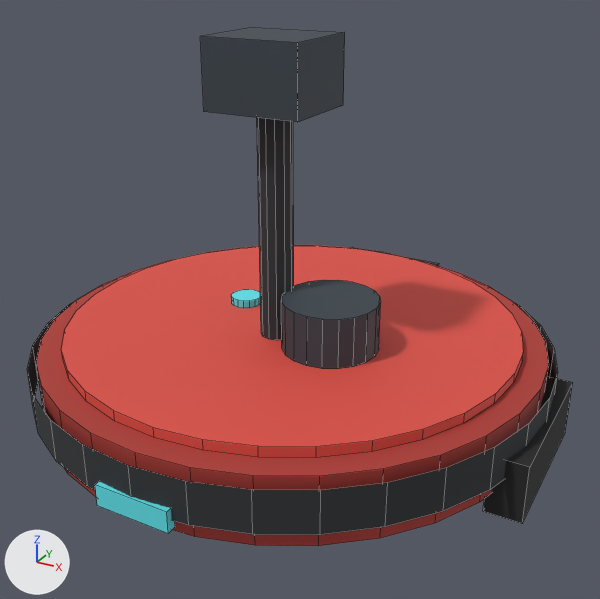
The OBJ model assets/robot_proxies/robot_red_h040.obj, before and after one commit.
Rendered twice from a 50 mm lens placed at (0.421, -0.749, 0.522), pointed at (0.019, -0.018, 0.157). The lights are fixed; the arrows at lower left show +X, +Y and +Z. The older version comes first. Mesh edges are drawn as thin lines. Where no turn or scale is listed for an object, it has been applied to the vertices.

Names of what the first picture shows: 'low_poly_robot_vacuum'.
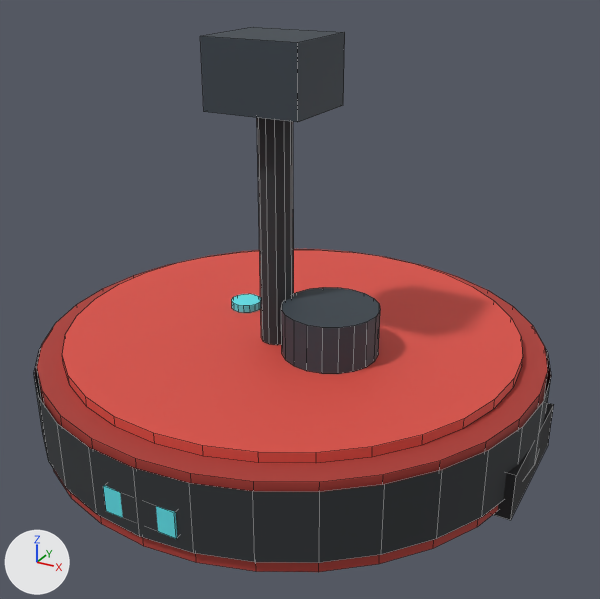
Location of each change, (x1, y1, x2, y2) in pixels of the pictures (600 x 599 px; the box of a moved part takes in the faces that stretch with it):
'low_poly_robot_vacuum', reshaped: before (27, 27, 573, 546); after (34, 27, 554, 572)
part 1 of me_low_poly_robot_vacuum, moved or reshaped: before (36, 254, 549, 546); after (37, 257, 548, 572)
part 2 of me_low_poly_robot_vacuum, moved or reshaped: before (61, 245, 523, 458); after (62, 249, 523, 463)
part 3 of me_low_poly_robot_vacuum, moved or reshaped: before (27, 302, 558, 535); after (34, 348, 551, 563)
part 4 of me_low_poly_robot_vacuum, moved or reshaped: before (281, 280, 381, 369); after (281, 287, 380, 374)
part 5 of me_low_poly_robot_vacuum, moved or reshaped: before (231, 289, 261, 308); after (232, 294, 261, 313)
part 6 of me_low_poly_robot_vacuum, moved or reshaped: before (483, 376, 573, 524); after (493, 403, 554, 520)
part 7 of me_low_poly_robot_vacuum, moved or reshaped (not visible afterwards): before (352, 247, 439, 266)
part 8 of me_low_poly_robot_vacuum, moved or reshaped: before (95, 481, 175, 533); after (103, 485, 177, 539)
part 9 of me_low_poly_robot_vacuum, moved or reshaped: before (257, 118, 294, 340); after (257, 118, 294, 345)

The edits, one by one:
me_low_poly_robot_vacuum is used by ob_low_poly_robot_vacuum; location (0.0, 0.0, 0.0).
me_low_poly_robot_vacuum had 360 vertices, 208 faces and spanned x -0.298..0.298, y -0.294..0.298, z 0.012..0.435.
me_low_poly_robot_vacuum now has 360 vertices, 208 faces and spans x -0.286..0.286, y -0.286..0.286, z 0.0..0.435.
me_low_poly_robot_vacuum part 1: the loose piece of 64 vertices spanning x -0.282..0.282, y -0.282..0.282, z 0.035..0.108 is scaled about its middle by (1, 1, 1.32), then moved by (0.0, 0.0, -0.018).
me_low_poly_robot_vacuum part 2: the loose piece of 64 vertices spanning x -0.255..0.255, y -0.255..0.255, z 0.108..0.119 is moved by (0.0, 0.0, -0.006).
me_low_poly_robot_vacuum part 3: the loose piece of 64 vertices spanning x -0.292..0.292, y -0.292..0.292, z 0.055..0.101 is scaled about its middle by (0.979, 0.979, 1.63), then moved by (0.0, 0.0, -0.021).
me_low_poly_robot_vacuum part 4: the loose piece of 40 vertices spanning x 0.013..0.117, y -0.087..0.017, z 0.119..0.174 is scaled about the mesh origin by (1, 1, 0.945).
me_low_poly_robot_vacuum part 5: the loose piece of 32 vertices spanning x -0.093..-0.057, y 0.002..0.038, z 0.119..0.128 is moved by (0.0, 0.0, -0.006).
me_low_poly_robot_vacuum part 6: the loose piece of 8 vertices spanning x 0.26..0.298, y -0.09..0.09, z 0.012..0.076 is scaled about its middle by (0.842, 0.833, 0.813), then moved by (-0.011, 0.0, -0.018).
me_low_poly_robot_vacuum part 7: the loose piece of 8 vertices spanning x -0.067..0.067, y 0.291..0.298, z 0.068..0.101 is scaled about its middle by (1, 0.857, 1.21), then moved by (0.0, -0.014, -0.015).
me_low_poly_robot_vacuum part 8: the loose piece of 8 vertices spanning x -0.04..0.04, y -0.294..-0.284, z 0.045..0.068 is scaled about its middle by (1, 0.6, 1.22), then moved by (0.0, 0.008, -0.011).
me_low_poly_robot_vacuum part 9: 12 of 360 vertices moved; they spanned x -0.018..0.018, y -0.053..-0.017, z 0.119 and now span x -0.018..0.018, y -0.053..-0.017, z 0.113; mean shift (0.0, 0.0, -0.006); largest move (0.0, -0.017, 0.119) -> (0.0, -0.017, 0.113).
Other edits to the shape of me_low_poly_robot_vacuum do not show in these pictures.
